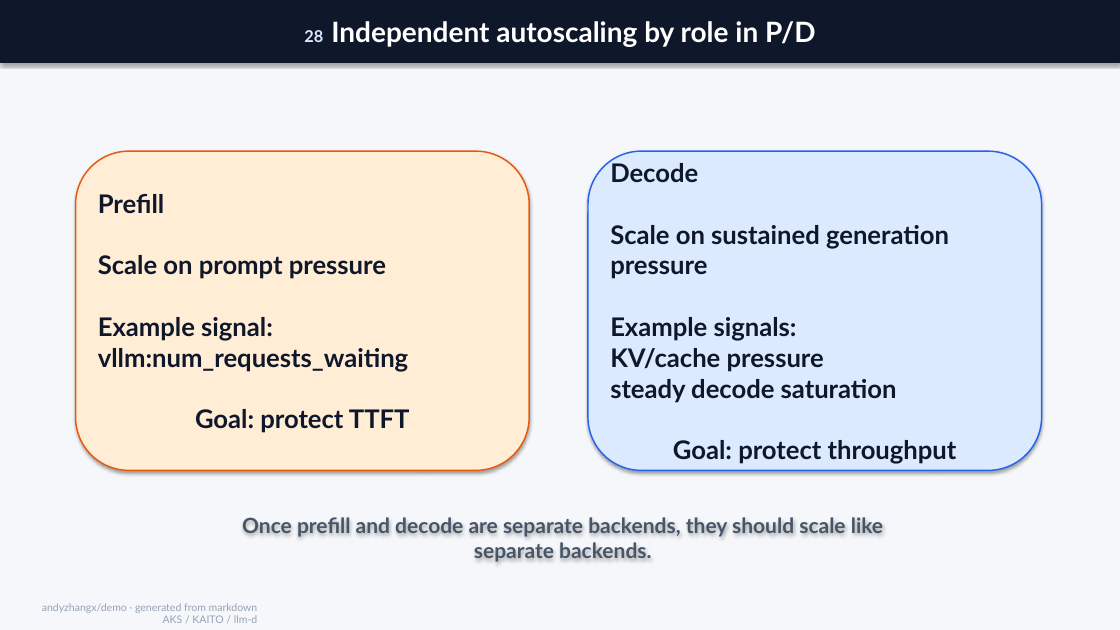
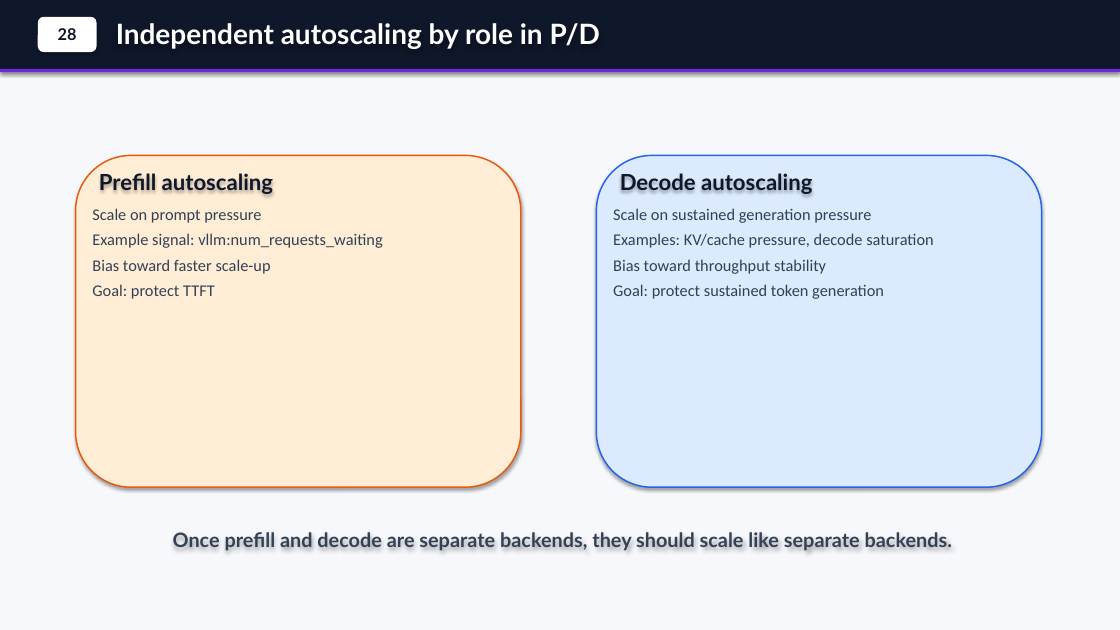
Before and after one commit to andyzhangx/demo, a slide deck: slide 29 of llm/kubecon-na-2026-pd-disaggregation.pptx. Drawn at 1120x630 pixels with LibreOffice and Linux fonts; fonts in the diff are those of the drawing. Boxes give left, top, right and bottom in pixels: in the first picture for what was removed or moved away, otherwise in the second. Text is boxed around its words. In the diff, an @@ line names an element or a change of style, - is before the commit and + after.

Commit message:
polish generated PD deck visuals

```diff
--- a/llm/kubecon-na-2026-pd-disaggregation.pptx
+++ b/llm/kubecon-na-2026-pd-disaggregation.pptx
@@ background #F5F7FA to #F6F8FC @@
@@ rectangle added at (x1=0, y1=0, x2=1120, y2=71), fill #0F172A @@
@@ rounded rectangle added at (x1=38, y1=17, x2=97, y2=52), fill #FFFFFF, 14 pt, text #0F172A, bold @@
+28
@@ text "Independent autoscaling by role in ..." moved from (x1=0, y1=0, x2=1120, y2=63) to (x1=116, y1=23, x2=600, y2=49) @@
@@ text "Independent autoscaling by role in ..." at (x1=116, y1=23, x2=600, y2=49): fill #0F172A to none; shadow off @@
@@ text at (x1=116, y1=23, x2=600, y2=49): text changed @@
-28 Independent autoscaling by role in P/D
+Independent autoscaling by role in P/D
@@ rectangle added at (x1=0, y1=69, x2=1120, y2=72), fill #6D28D9 @@
@@ rounded rectangle added at (x1=76, y1=155, x2=521, y2=487), fill #FFEDD5, outline #EA580C 1.25 pt @@
@@ text added at (x1=99, y1=173, x2=273, y2=194), 19 pt, text #0F172A, bold @@
+Prefill autoscaling
@@ rounded rectangle added at (x1=597, y1=155, x2=1042, y2=487), fill #DBEAFE, outline #2563EB 1.25 pt @@
@@ text added at (x1=620, y1=173, x2=812, y2=194), 19 pt, text #0F172A, bold @@
+Decode autoscaling
@@ text at (x1=92, y1=208, x2=382, y2=299): text changed; size 22 to 14 pt; font Lato to Calibri; text colour #0F172A to #334155; bold off @@
-Prefill
-Scale on prompt pressure
-Example signal:
-vllm:num_requests_waiting
-Goal: protect TTFT
+Scale on prompt pressure
+Example signal: vllm:num_requests_waiting
+Bias toward faster scale-up
+Goal: protect TTFT
@@ text "Scale on prompt pressure" moved from (x1=76, y1=151, x2=529, y2=471) to (x1=92, y1=208, x2=382, y2=299) @@
@@ text "Scale on prompt pressure" at (x1=92, y1=208, x2=382, y2=299): vertical alignment middle to top; fill #FFEDD5 to none; outline #EA580C 1.25 pt to none; shadow off @@
@@ text at (x1=613, y1=208, x2=934, y2=299): text changed; size 22 to 14 pt; font Lato to Calibri; text colour #0F172A to #334155; bold off @@
-Decode
-Scale on sustained generation pressure
-Example signals:
-KV/cache pressure
-steady decode saturation
-Goal: protect throughput
+Scale on sustained generation pressure
+Examples: KV/cache pressure, decode saturation
+Bias toward throughput stability
+Goal: protect sustained token generation
@@ text "Scale on sustained generation pressure" moved from (x1=588, y1=151, x2=1042, y2=471) to (x1=613, y1=208, x2=934, y2=299) @@
@@ text "Scale on sustained generation pressure" at (x1=613, y1=208, x2=934, y2=299): vertical alignment middle to top; fill #DBEAFE to none; outline #2563EB 1.25 pt to none; shadow off @@
@@ text "Once prefill and decode are ..." moved from (x1=242, y1=517, x2=883, y2=562) to (x1=173, y1=532, x2=953, y2=551) @@
@@ text "Once prefill and decode are ..." at (x1=173, y1=532, x2=953, y2=551): size 18 to 17 pt, text colour #475569 to #334155 @@
@@ text removed at (x1=42, y1=603, x2=258, y2=623) @@
-andyzhangx/demo · generated from markdown
-AKS / KAITO / llm-d
```
Also in this commit, not shown: 34 other slides changed, 1 slide added, 1 slide removed, 1 other file.
